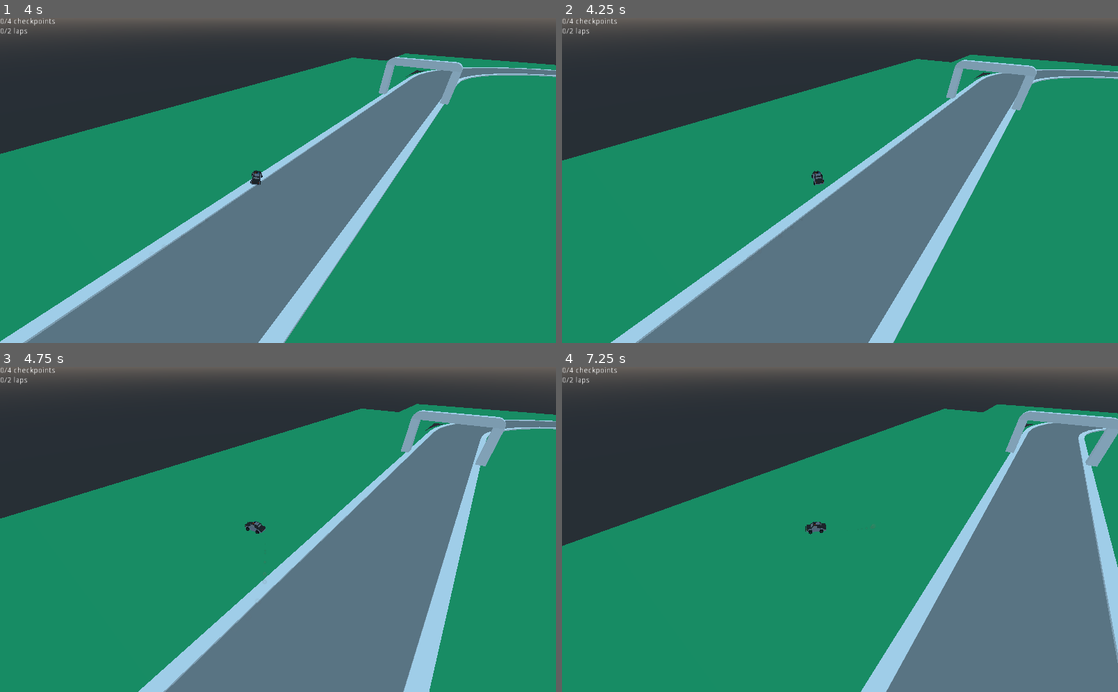
Above: before the commit, frames 1-4 (two rows, left to right).
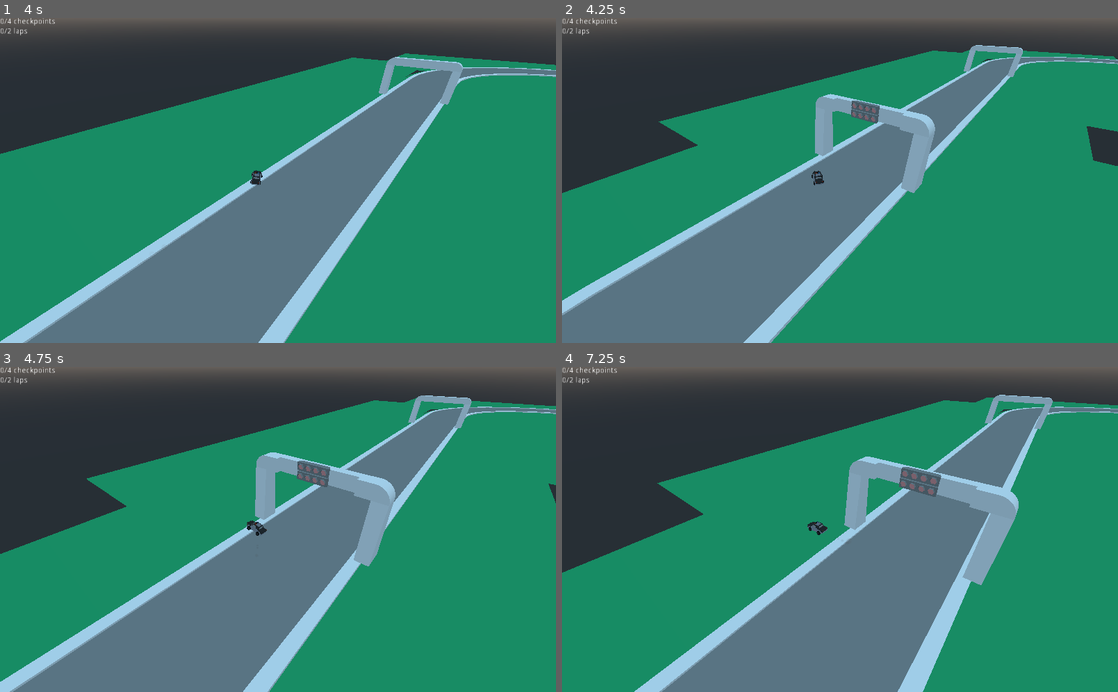
Above: after the commit, the same moments.

Repository: SteveRodkiss/tinycars
Game: Godot game, scene res://Levels/Test Grid Level.tscn
The game is run twice, just before and just after one commit, with the same random seed, the same clock (stepped at 60 frames per second) and the same inputs.
Inputs:
- Up to frame 1 (4 s): hold D (steer_right) 0.53-1.28 s; hold S (brake) 1.28-2.03 s; hold D (steer_right) 2.03-2.78 s; hold W (accelerate) 2.78-3.53 s; hold A (steer_left) from 3.53 s (still down)
- Up to frame 2 (4.25 s): keep holding A (steer_left); tap R (reset, bound only after the commit) at 4.15 s
- Up to frame 3 (4.75 s): keep holding A (steer_left)
- Up to frame 4 (7.25 s): release A (steer_left) at 5.03 s; hold S (brake) 5.03-5.78 s; hold D (steer_right) 5.78-6.53 s; hold W (accelerate) from 6.53 s (still down)

Frame 1 is identical in both runs. In frame 2, 33% of the frame differs, in the area x 0-100%, y 8-100%; in frame 3, 39%; in frame 4, 51%.

Commit message:
Very janky respawn
Car now respawns at last checkpoint with "R" however it currently maintains momentum... Which leads to some interesting interactions

Diff:
--- a/Levels/Test Grid Level.tscn
+++ b/Levels/Test Grid Level.tscn
@@ -18,6 +18,7 @@
 offset = Vector3( 20, 20, 20 )
 
 [node name="Player" parent="." instance=ExtResource( 2 )]
+unique_name_in_owner = true
 transform = Transform( -1, 0, -8.74228e-08, 0, 1, 0, 8.74228e-08, 0, -1, 15.5142, 0.491146, 0 )
 
 [node name="GridMap" type="GridMap" parent="."]
@@ -58,6 +59,7 @@
 max_laps = 2
 
 [node name="Start Gate" parent="Lap Manager" instance=ExtResource( 6 )]
+unique_name_in_owner = true
 
 [node name="Checkpoint" parent="Lap Manager" instance=ExtResource( 5 )]
 transform = Transform( -6.55671e-07, 0, -15, 0, 15, 0, 15, 0, -6.55671e-07, 87.5442, -2, -159.963 )
--- a/Scripts/checkpoint_script.gd
+++ b/Scripts/checkpoint_script.gd
@@ -11,7 +11,7 @@
 
 func _on_Area_area_entered(area):
 	$Area.set_deferred("monitoring", false)
-	emit_signal("checkpoint_reached", area.global_transform)
+	emit_signal("checkpoint_reached", area.global_translation)
 
 func is_enabled():
 	$Area.set_deferred("monitoring", true)
--- a/Scripts/gamemanager_script.gd
+++ b/Scripts/gamemanager_script.gd
@@ -1,18 +1,26 @@
 extends Spatial
 
 var last_checkpoint
-onready var player = null
+onready var player = $"%Player"
+onready var checkpoint_position = $"%Start Gate".global_translation
 
 # Called when the node enters the scene tree for the first time.
 func _ready():
 	pass # Replace with function body.
 
+func _input(event):
+	if event.is_action_pressed("reset"):
+		reset_car_position()
 
 func _race_start(checkpoints, laps):
 	$"%UI".race_start(checkpoints, laps)
 
-func _update_ui_information(checkpoint_node, checkpoint_number, lap):
+func _update_ui_information(respawn_translation, checkpoint_number, lap):
 	$"%UI".update_ui_information(checkpoint_number, lap)
+	checkpoint_position = respawn_translation
 
 func course_finished():
 	pass
+
+func reset_car_position():
+	player.global_translation = checkpoint_position
--- a/Scripts/lap_manager_script.gd
+++ b/Scripts/lap_manager_script.gd
@@ -26,20 +26,20 @@
 
 	emit_signal("race_start", checkpoint_nodes.size(), max_laps)
 
-func _on_checkpoint_reached(respawn_position):
+func _on_checkpoint_reached(respawn_translation):
 	checkpoints_reached += 1
 	if checkpoints_reached == checkpoint_nodes.size():
 		lap_enabled()
 	print("checkpoint " + String(checkpoints_reached) + "/" + String(checkpoint_nodes.size()))
-	emit_signal("update_ui_information", null, checkpoints_reached, laps_completed)
+	emit_signal("update_ui_information", respawn_translation, checkpoints_reached, laps_completed)
 
-func _on_start_gate_reached(respawn_position):
+func _on_start_gate_reached(respawn_translation):
 	laps_completed += 1
 	if laps_completed == max_laps:
 		print("win")
 	else:
 		print("completed lap " + String(laps_completed))
-		emit_signal("update_ui_information", null, 0, laps_completed)
+		emit_signal("update_ui_information", respawn_translation, 0, laps_completed)
 		reset_course()
 
 func lap_enabled():
--- a/Scripts/start_gate_script.gd
+++ b/Scripts/start_gate_script.gd
@@ -19,5 +19,5 @@
 
 
 func _on_Area_area_entered(area):
-	emit_signal("start_gate_reached", area.global_transform)
+	emit_signal("start_gate_reached", area.global_translation)
 	$Area.set_deferred("monitoring", false)
--- a/project.godot
+++ b/project.godot
@@ -40,6 +40,11 @@
 "events": [ Object(InputEventKey,"resource_local_to_scene":false,"resource_name":"","device":0,"alt":false,"shift":false,"control":false,"meta":false,"command":false,"pressed":false,"scancode":0,"physical_scancode":68,"unicode":0,"echo":false,"script":null)
  ]
 }
+reset={
+"deadzone": 0.5,
+"events": [ Object(InputEventKey,"resource_local_to_scene":false,"resource_name":"","device":0,"alt":false,"shift":false,"control":false,"meta":false,"command":false,"pressed":false,"scancode":0,"physical_scancode":82,"unicode":0,"echo":false,"script":null)
+ ]
+}
 
 [physics]
 
